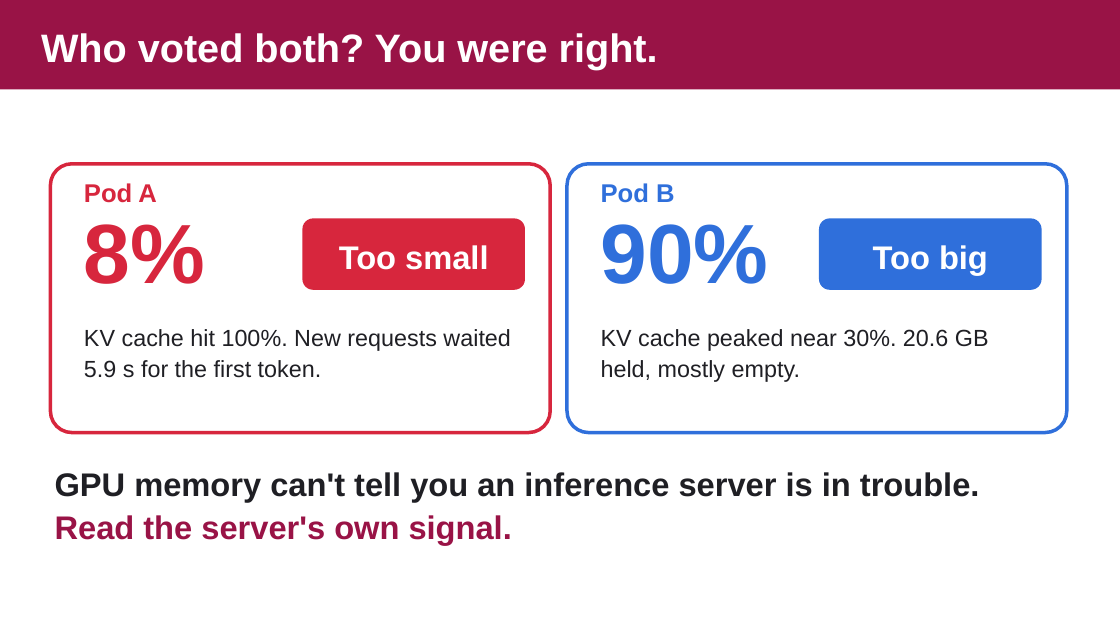
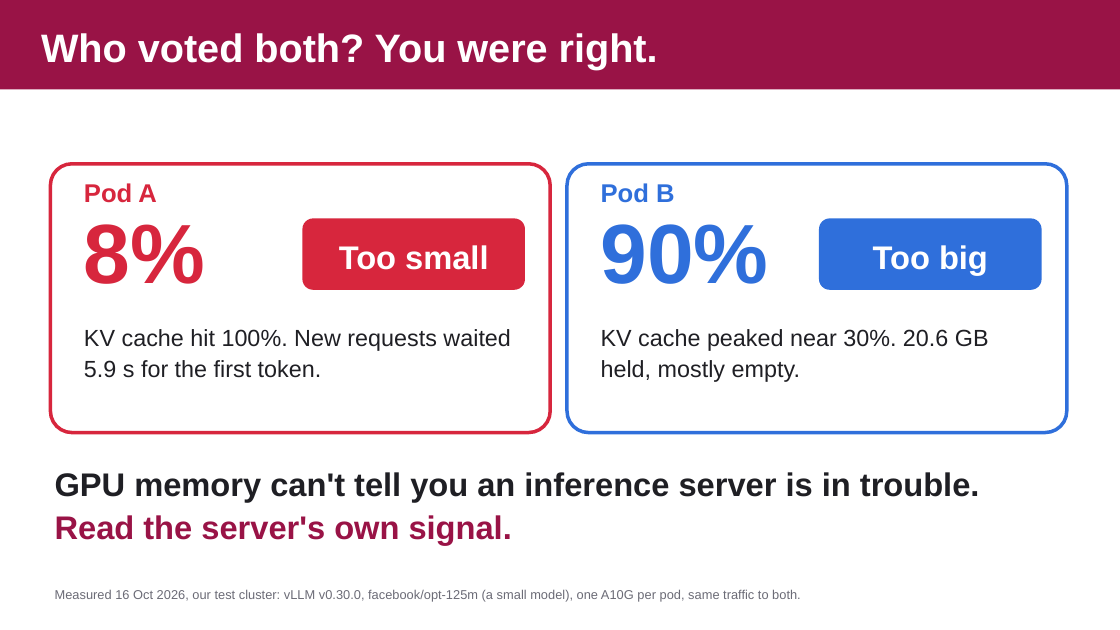
Before and after one commit to danilosilvase/gpu-observability-kubecon-na-2026, a slide deck: slide 9 of deck/kubecon-obsday-2026.pptx. Drawn at 1120x630 pixels with LibreOffice and Linux fonts; fonts in the diff are those of the drawing; background and template pictures are left out. Boxes give left, top, right and bottom in pixels: in the first picture for what was removed or moved away, otherwise in the second. Text is boxed around its words. In the diff, an @@ line names an element or a change of style, - is before the commit and + after.

```diff
--- a/deck/kubecon-obsday-2026.pptx
+++ b/deck/kubecon-obsday-2026.pptx
@@ text added at (55,589,801,602), 11 pt, text #6B6B76 @@
+Measured 16 Oct 2026, our test cluster: vLLM v0.30.0, facebook/opt-125m (a small model), one A10G per pod, same traffic to both.
```
Also in this commit, not shown: 3 other slides changed, 4 slides added, 4 other files.
